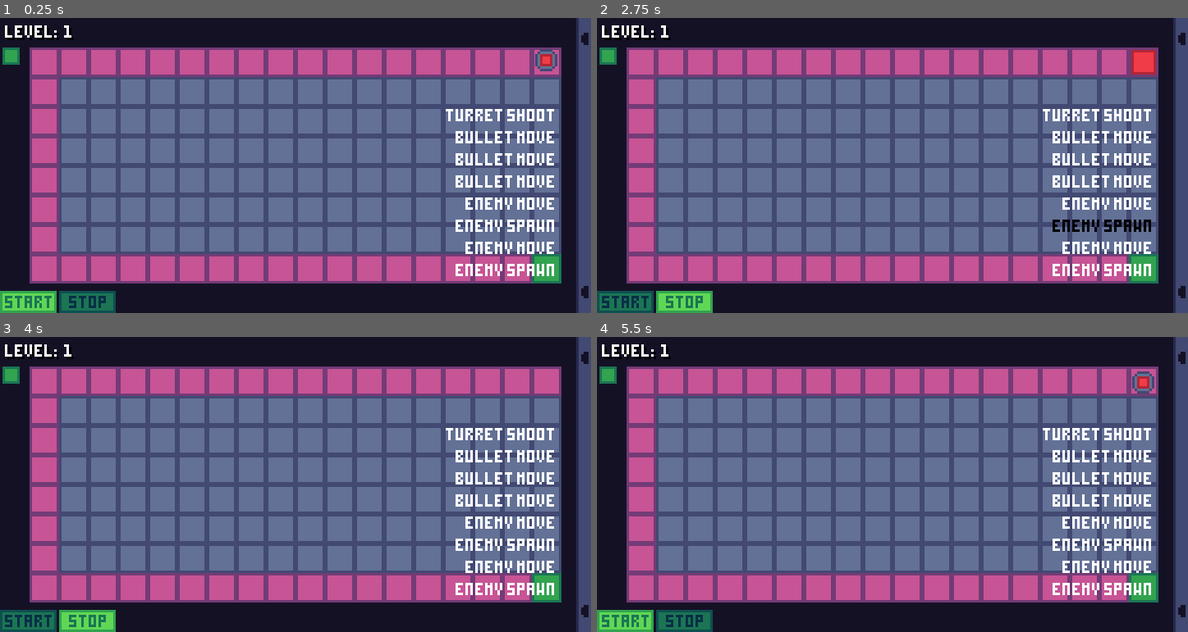
Above: before the commit, frames 1-4 (two rows, left to right).
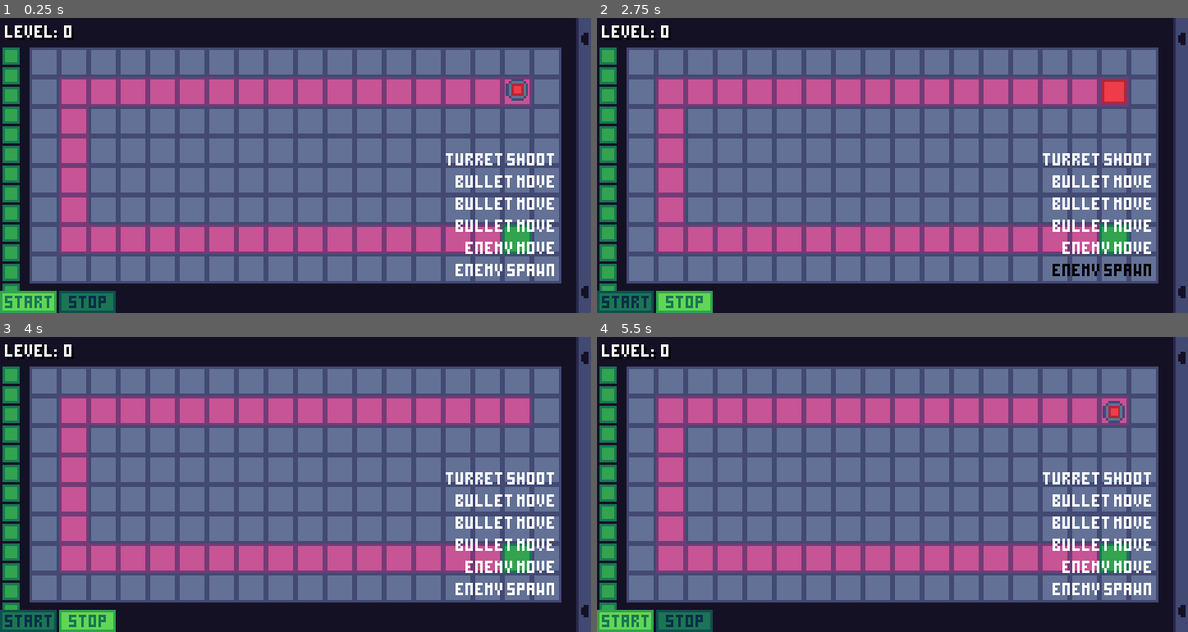
Above: after the commit, the same moments.

Repository: mariothedog/brackeys-game-jam
Game: Godot game, scene res://main/main.tscn
Same seed, same stepped clock (60 frames per second), same inputs: the game is played once before the commit and once after it.
Inputs (mouse positions are in pixels of both pictures, inside the frame that each line leads up to):
- Up to frame 1 (0.25 s): no input
- Up to frame 2 (2.75 s): click (626, 301) at 0.5 s; click (685, 301) at 1.25 s; click (626, 301) at 2 s
- Up to frame 3 (4 s): click (88, 620) at 2.75 s; click (29, 620) at 3.5 s
- Up to frame 4 (5.5 s): click (685, 620) at 4.25 s; move the mouse to (1022, 469) at 5.02 s; click (1022, 469) at 5.17 s

The runs differ from the first frame. In frame 1, 41% of the frame differs, in the area x 0-95%, y 2-93%; in frame 2, 42%; in frame 3, 41%; in frame 4, 41%.

Commit message:
Add turret shoot animation

Diff:
--- a/src/main/main.gd
+++ b/src/main/main.gd
@@ -53,6 +53,7 @@
 func _stop() -> void:
 	step_timer.stop()
 	level.stop()
+	turrets.stop_turret_shooting_anims()
 	Util.queue_free_children(enemies)
 	Util.queue_free_children(bullets)
 	for turret in placed_turrets.get_children():
@@ -179,10 +180,21 @@
 			var num := _get_num_step()
 			bullets.move_bullets(num)
 		Constants.StepTypes.TURRET_SHOOT:
+			# If there are bullet move turns after this one they should all
+			# be executed in one turn
+			# However, the bullets should only move after *all* the bullets
+			# have been shot
+			# To ensure that all the bullets have been shot, only the last
+			# turret (i.e. the one that shoots last) has its shot signal
+			# connected to bullets.move_bullets
+			var num_turrets := placed_turrets.get_child_count()
+			var last_turret := placed_turrets.get_child(num_turrets - 1)
+			Util.disconnect_safe(last_turret, "shot", bullets, "move_bullets")
 			turrets.shoot_turrets(bullets, level.cell_size)
 			if _level_data.steps[_step_index + 1] == Constants.StepTypes.BULLET_MOVE:
 				_step_index += 1
 				var num := _get_num_step()
-				bullets.move_bullets(num)
+# warning-ignore:return_value_discarded
+				last_turret.connect("shot", bullets, "move_bullets", [num], CONNECT_ONESHOT)
 	_step_index += 1
 	_turn_num += 1
--- a/src/main/main.tscn
+++ b/src/main/main.tscn
@@ -12,6 +12,7 @@
 
 [node name="Main" type="Node"]
 script = ExtResource( 3 )
+level_num = 0
 
 [node name="Camera2D" type="Camera2D" parent="."]
 anchor_mode = 0
@@ -49,6 +50,7 @@
 
 [node name="Gun" type="Sprite" parent="Turrets/DraggingTurretLayer/DraggingTurret"]
 texture = ExtResource( 7 )
+vframes = 3
 hframes = 8
 
 [node name="HUDLayer" parent="." instance=ExtResource( 5 )]
--- a/src/turrets/turret.gd
+++ b/src/turrets/turret.gd
@@ -2,6 +2,7 @@
 extends Area2D
 
 signal mouse_down
+signal shot
 
 const SIGHT_LINE_SCENE := preload("res://turrets/sight_line/sight_line.tscn")
 const BULLET_SCENE := preload("res://projectiles/bullet/bullet.tscn")
@@ -29,12 +30,15 @@
 var level := 1 setget _set_level
 
 var _target_rotation: float
+var _bullets_node: Node
+var _tile_size: Vector2
 
 onready var gun: Sprite = $Gun
 onready var sight_lines: Node2D = $Gun/SightLines
 onready var barrel: Position2D = $Barrel
 onready var collider: CollisionShape2D = $CollisionShape2D
 onready var sight_blocker_collider: CollisionShape2D = $SightBlocker/CollisionShape2D
+onready var anim_player: AnimationPlayer = $AnimationPlayer
 
 
 func _ready() -> void:
@@ -71,15 +75,27 @@
 
 
 func shoot(bullets_node: Node, tile_size: Vector2) -> void:
+	_bullets_node = bullets_node
+	_tile_size = tile_size
+	anim_player.play("shoot")
+
+
+func _shoot_without_animation() -> void:
 	for i in level:
 		var shoot_pos := barrel.position.rotated(_target_rotation).rotated(GUN_ROTATIONS[i])
 		var dir := Util.sign_vec2(shoot_pos, SHOOT_POS_SIGN_DIRECTION_THRESHOLD)
 		var bullet: Bullet = BULLET_SCENE.instance()
 		bullet.move_to(global_position, true)
-		bullet.velocity = dir * tile_size
+		bullet.velocity = dir * _tile_size
 		bullet.rotation = dir.angle()
 		bullet.friendly_turrets.append(self)
-		bullets_node.add_child(bullet)
+		_bullets_node.add_child(bullet)
+	emit_signal("shot")
+
+
+func stop_shooting_anim() -> void:
+	anim_player.stop()
+	gun.frame_coords.y = 0
 
 
 func explode() -> void:
--- a/src/turrets/turret.tscn
+++ b/src/turrets/turret.tscn
@@ -9,6 +9,37 @@
 
 [sub_resource type="CircleShape2D" id=2]
 radius = 3.0
+
+[sub_resource type="Animation" id=3]
+resource_name = "shoot"
+length = 0.3
+step = 0.05
+tracks/0/type = "value"
+tracks/0/path = NodePath("Gun:frame_coords:y")
+tracks/0/interp = 1
+tracks/0/loop_wrap = true
+tracks/0/imported = false
+tracks/0/enabled = true
+tracks/0/keys = {
+"times": PoolRealArray( 0, 0.1, 0.15, 0.3 ),
+"transitions": PoolRealArray( 1, 1, 1, 1 ),
+"update": 1,
+"values": [ 0.0, 1.0, 2.0, 0.0 ]
+}
+tracks/1/type = "method"
+tracks/1/path = NodePath(".")
+tracks/1/interp = 1
+tracks/1/loop_wrap = true
+tracks/1/imported = false
+tracks/1/enabled = true
+tracks/1/keys = {
+"times": PoolRealArray( 0.3 ),
+"transitions": PoolRealArray( 1 ),
+"values": [ {
+"args": [  ],
+"method": "_shoot_without_animation"
+} ]
+}
 
 [node name="Turret" type="Area2D"]
 collision_layer = 2
@@ -21,6 +52,7 @@
 [node name="Gun" type="Sprite" parent="."]
 z_index = 2
 texture = ExtResource( 3 )
+vframes = 3
 hframes = 8
 
 [node name="SightLines" type="Node2D" parent="Gun"]
@@ -40,4 +72,7 @@
 [node name="CollisionShape2D" type="CollisionShape2D" parent="SightBlocker"]
 z_index = 2
 shape = SubResource( 2 )
+
+[node name="AnimationPlayer" type="AnimationPlayer" parent="."]
+anims/shoot = SubResource( 3 )
 [connection signal="input_event" from="." to="." method="_on_Turret_input_event"]
--- a/src/turrets/turrets.gd
+++ b/src/turrets/turrets.gd
@@ -58,6 +58,11 @@
 	for turret in placed_turrets.get_children():
 		if turret.is_enabled:
 			turret.shoot(bullets_node, tile_size)
+
+
+func stop_turret_shooting_anims() -> void:
+	for turret in placed_turrets.get_children():
+		turret.stop_shooting_anim()
 
 
 func _get_snapped_angle_to(pos: Vector2) -> float:
Binary file added: src/turrets/gun.aseprite
Binary file changed: src/turrets/gun.png
Not shown: 1 places in src/turrets/turret.tscn that only renumber resources
